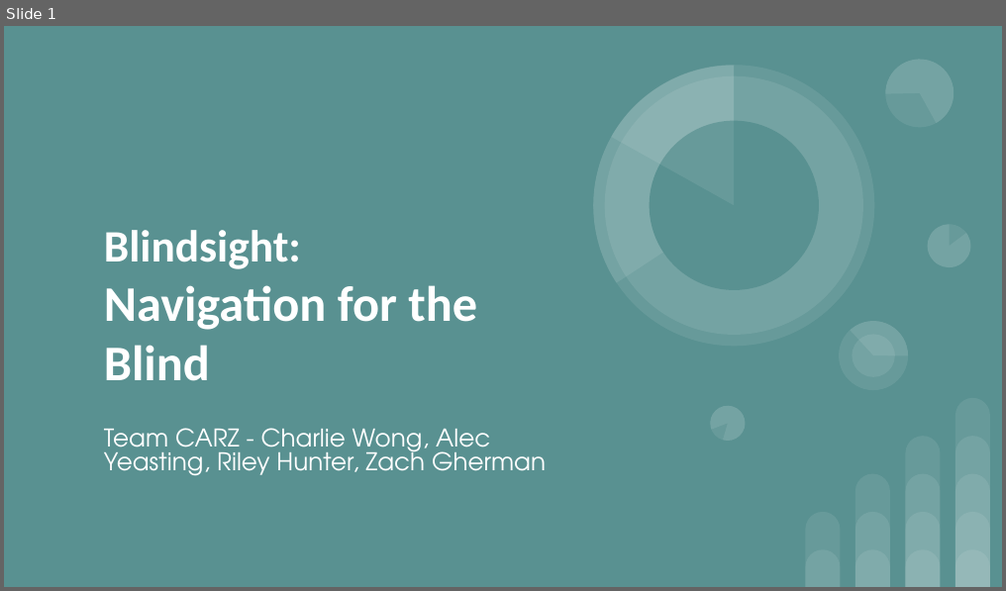
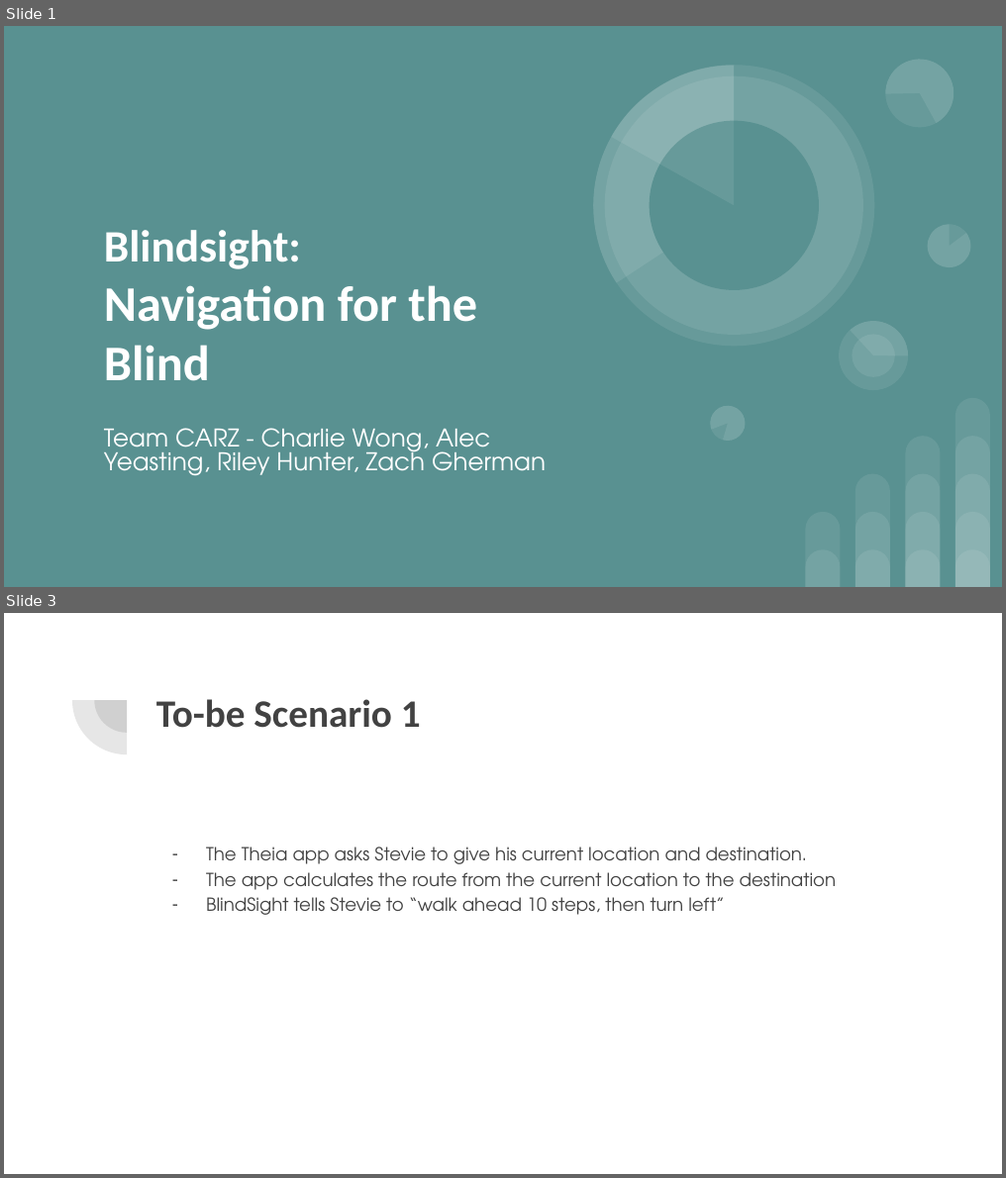
Before and after one commit to awyeasting/BlindSight, a slide deck: Documents/October Presentation.pptx. Shown one above the other, each under a label of ours: slide 1 before the commit, slides 1 and 3 after it; the slides between them are not shown. The pictures are 1006x591 and 1006x1178 pixels, drawn with LibreOffice and Linux fonts; fonts in the diff are those of the drawing. Boxes give left, top, right and bottom in pixels: in the first picture for what was removed or moved away, otherwise in the second. Text is boxed around its words. In the diff, an @@ line names an element or a change of style, - is before the commit and + after.

```diff
--- a/Documents/October Presentation.pptx
+++ b/Documents/October Presentation.pptx
@@ slide 3 added at [4,613,1002,1174], background #FFFFFF @@
@@ pie slice (boxed as its full ellipse) added at [72,646,180,755], fill #424242 at 13% opacity @@
@@ pie slice (boxed as its full ellipse) added at [95,667,159,733], fill #424242 at 13% opacity @@
@@ title added at [156,699,421,728], 28 pt, text #424242, bold @@
+To-be Scenario 1
@@ text added at [206,847,836,915], 13 pt, text #424242 @@
+– The Theia app asks Stevie to give his current location and destination.
+– The app calculates the route from the current location to the destination
+– BlindSight tells Stevie to “walk ahead 10 steps, then turn left”
```
Also in this commit, not shown: 16 other slides added.
